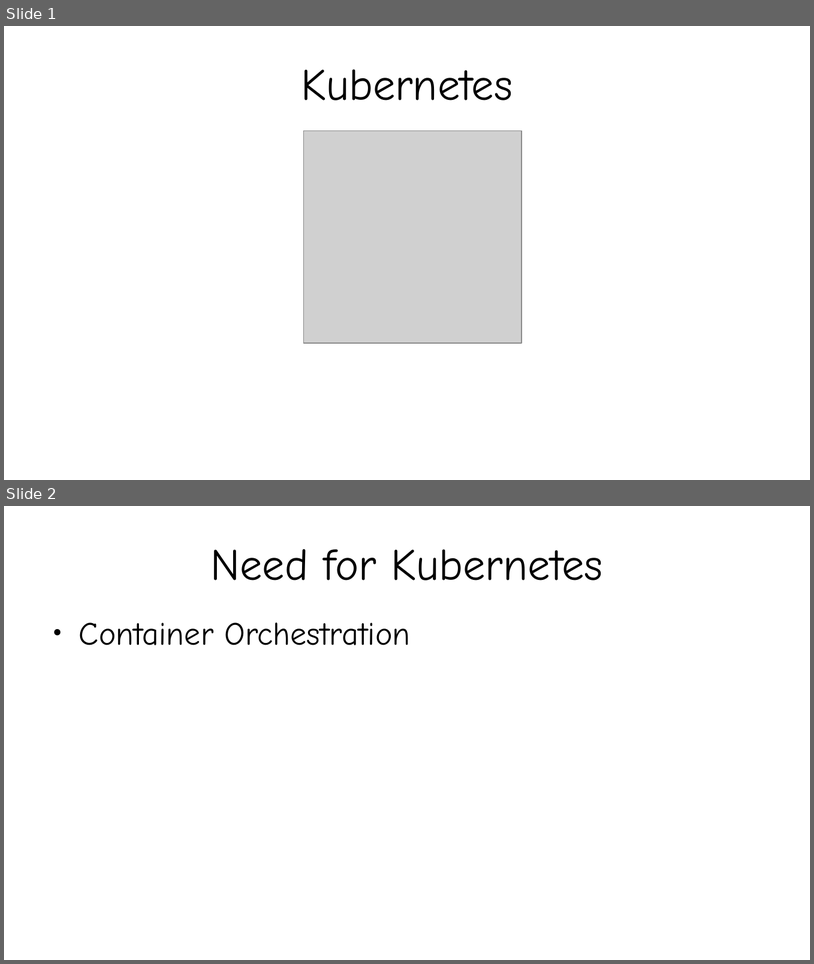
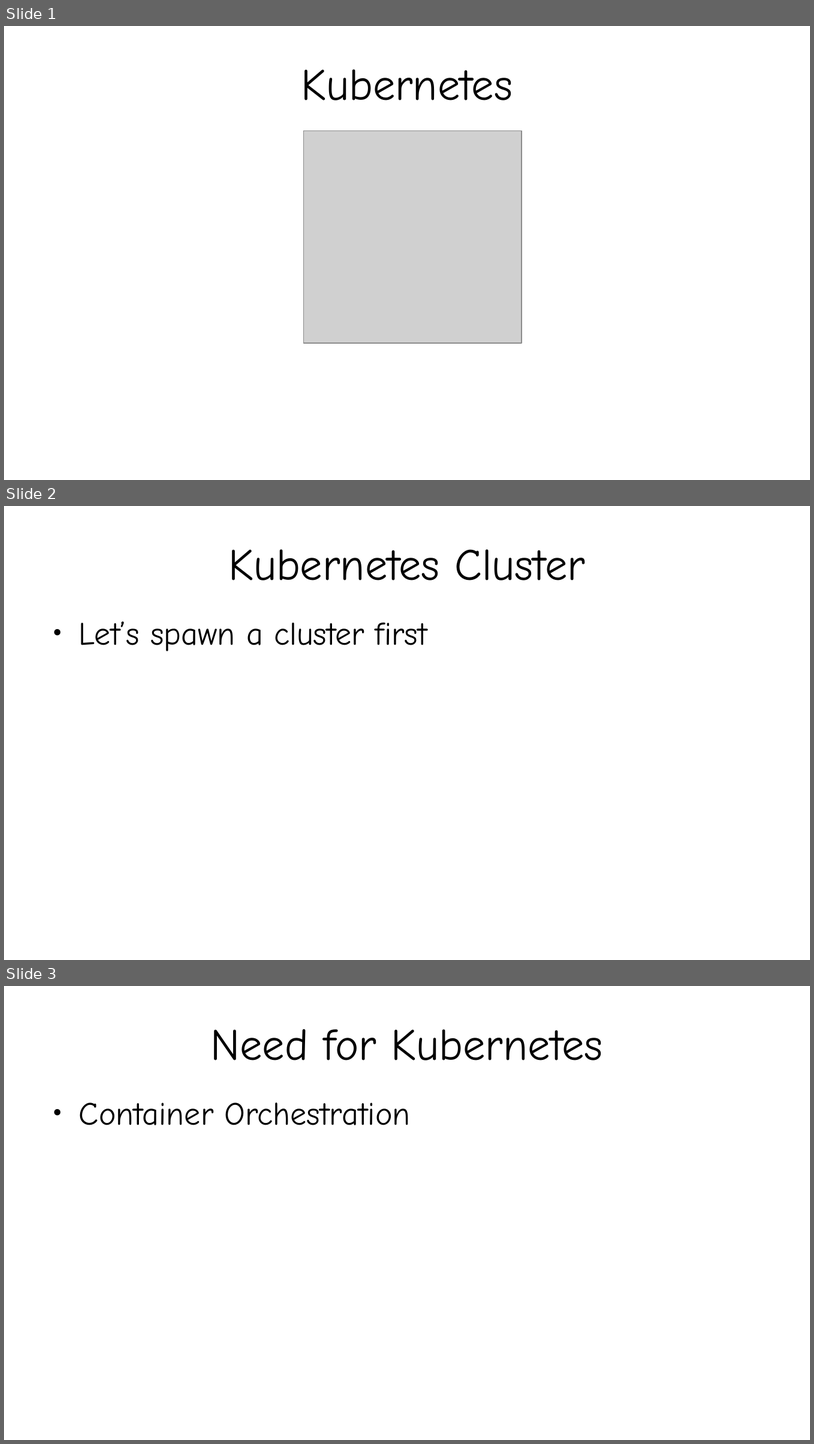
Before and after one commit to kislaykishore/microservices, a slide deck: Kubernetes.odp. Shown one above the other, each under a label of ours: slides 1 and 2 before the commit, slides 1, 2 and 3 after it. The pictures are 814x964 and 814x1444 pixels, drawn with LibreOffice and Linux fonts; fonts in the diff are those of the drawing; grey boxes stand for pictures. Boxes give left, top, right and bottom in pixels: in the first picture for what was removed or moved away, otherwise in the second. Text is boxed around its words. In the diff, an @@ line names an element or a change of style, - is before the commit and + after.

Commit message:
Add Kubernetes related yaml files and ppt

```diff
--- a/Kubernetes.odp
+++ b/Kubernetes.odp
@@ slide 2 added at bbox=[4, 506, 810, 960], background #FFFFFF @@
@@ title added at bbox=[228, 549, 585, 580], 44 pt, text #000000 @@
+Kubernetes Cluster
@@ text added at bbox=[79, 621, 428, 651], 32 pt, text #000000 @@
+● Let’s spawn a cluster first
@@ what was slide 2 is now slide 3 @@
```
Also in this commit, not shown: 1 slide changed, 7 other slides added, 5 other files.
